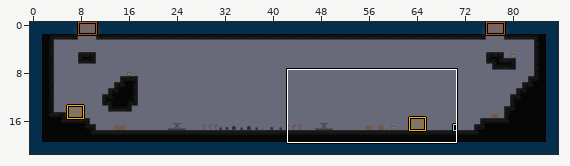
Level history. LDtk project: maps/test_map/TestMap.ldtk. The first picture is a wide view before the edit; the outline marks the close-up.
Close-up. First the earlier version:
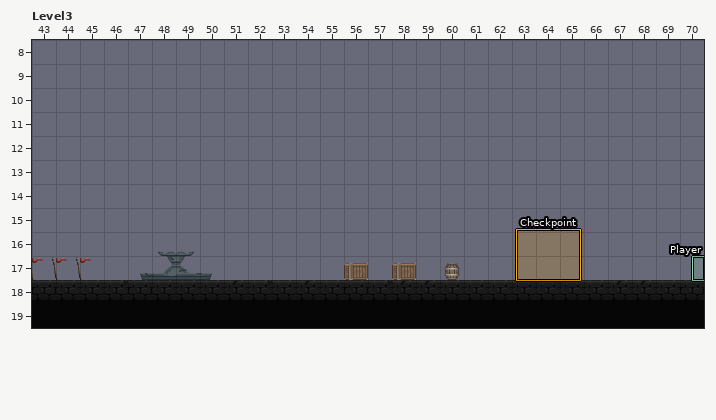
Cells are 32x32 px. Shown: Level3 x 43..70, y 8..19. The commit also changed other parts of the map, which this record leaves out.
New version:
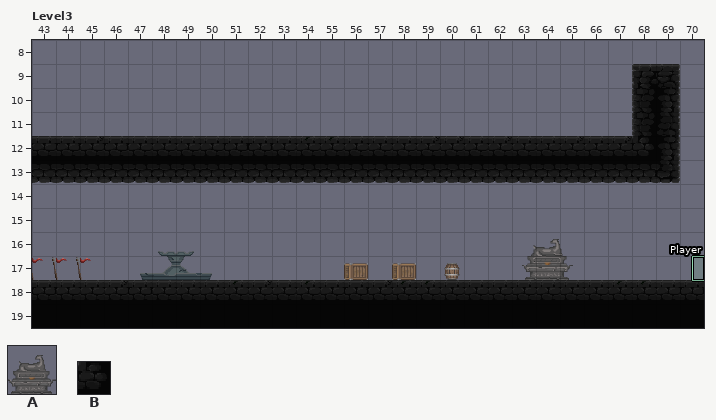
Key: from "Bonfire": A 0; from "Collision_Dungeon": B 1 "Walls".
_ is an empty cell, . an unchanged one.
Objects are placed by their top-left corner, in cells (3,4 is the top-left corner of cell 3,4); size is 1x1 cell unless given.
Log entry: fix slime collisions and deathstate issues
The exact change:
layer "SpawnTargets" opacity 50% -> 100%
--- layer "SpawnTargets"
+A "Checkpoint" at 63.2,15.9 size 2.6x2.1
-"Checkpoint" rectangle at 63.2,15.9 size 2.6x2.1
--- layer "Collision_Dungeon"
@@ x 43..69 @@
- 9 .........................__
-10 .........................__
-11 .........................__
-12 ___________________________
-13 ___________________________
+ 9 .........................BB
+10 .........................BB
+11 .........................BB
+12 BBBBBBBBBBBBBBBBBBBBBBBBBBB
+13 BBBBBBBBBBBBBBBBBBBBBBBBBBB
